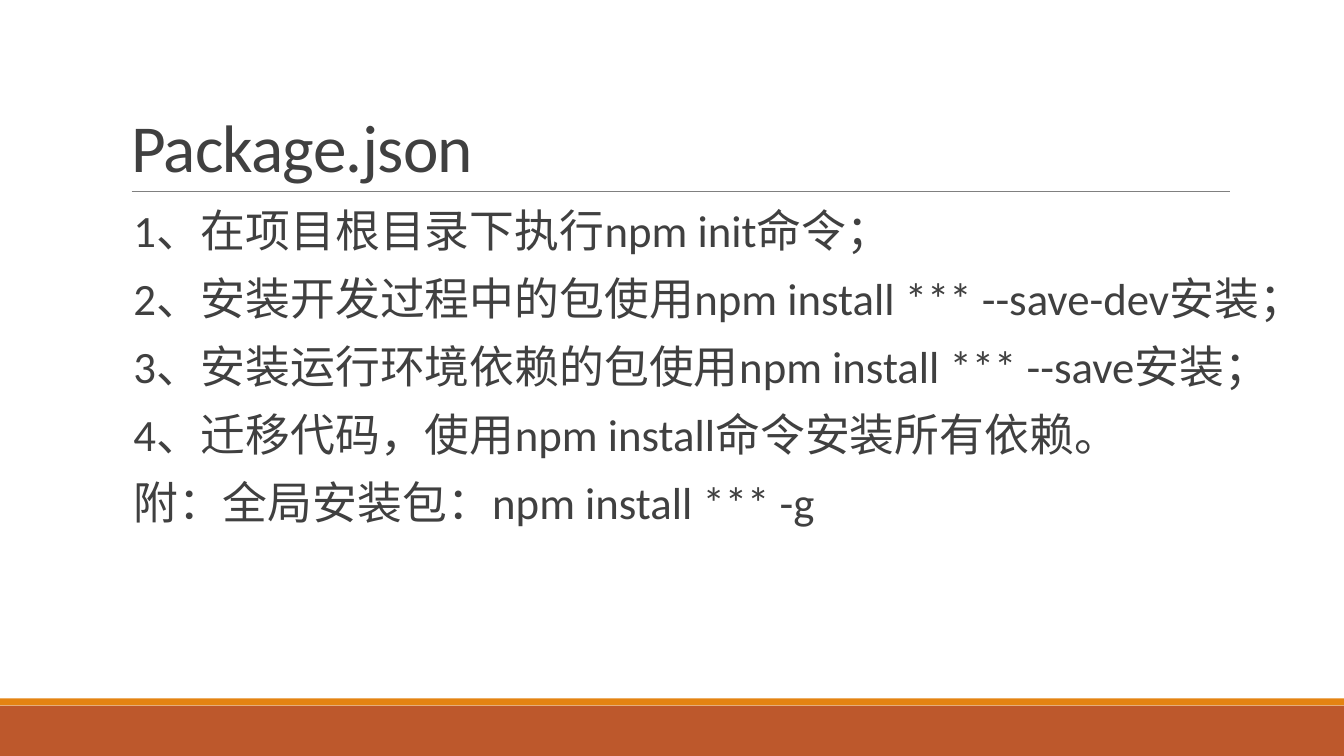
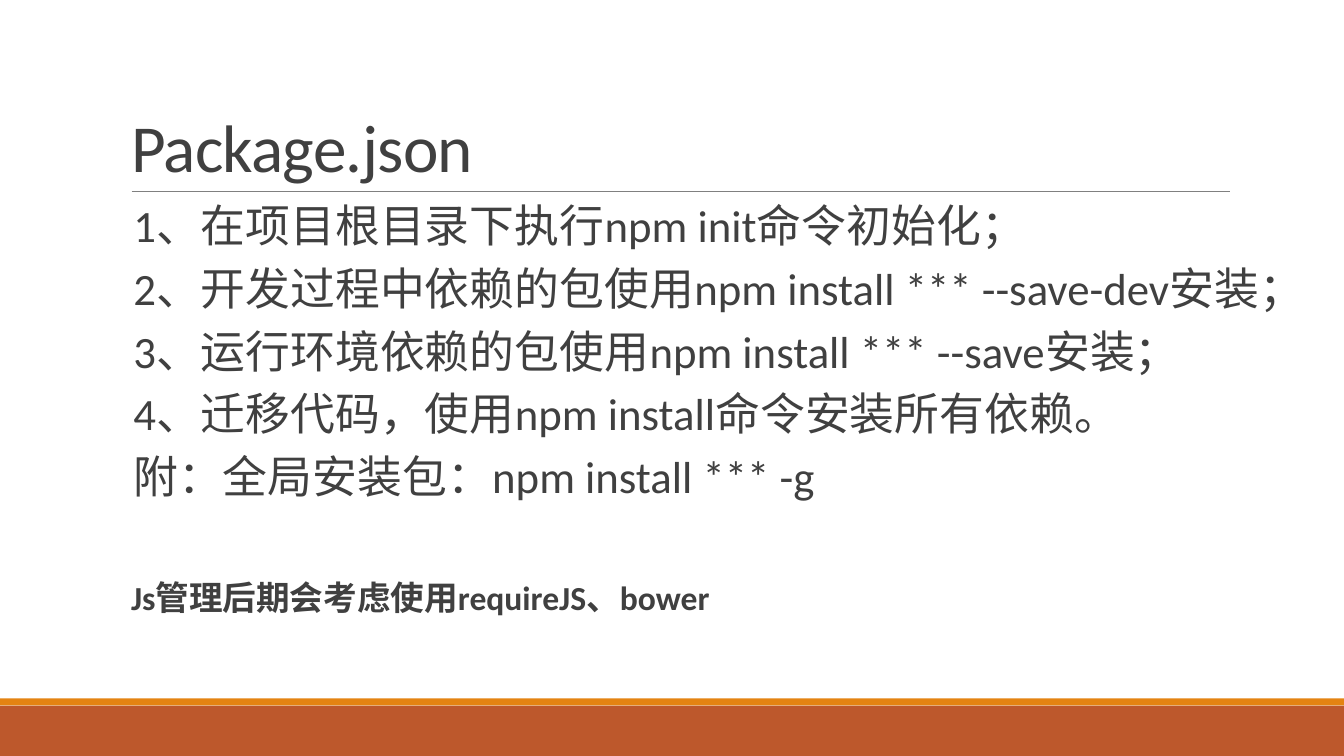
Before and after one commit to boomler/personalPractice, a slide deck: slide 6 of 前端环境搭建及相关技术简介.pptx (slide 11 before the commit). Drawn at 1344x756 pixels with LibreOffice and Linux fonts; fonts in the diff are those of the drawing. Boxes give left, top, right and bottom in pixels: in the first picture for what was removed or moved away, otherwise in the second. Text is boxed around its words. In the diff, an @@ line names an element or a change of style, - is before the commit and + after.

```diff
--- a/前端环境搭建及相关技术简介.pptx
+++ b/前端环境搭建及相关技术简介.pptx
@@ text at (133, 205, 1304, 376): text changed @@
-  1、在项目根目录下执行npm init命令；
-  2、安装开发过程中的包使用npm install *** --save-dev安装；
-  3、安装运行环境依赖的包使用npm install *** --save安装；
+  1、在项目根目录下执行npm init命令初始化；
+  2、开发过程中依赖的包使用npm install *** --save-dev安装；
+  3、运行环境依赖的包使用npm install *** --save安装；
@@ text at (133, 393, 1119, 501): line spacing 0.9 to 0.8 @@
@@ text at (131, 582, 709, 616): paragraph added @@
+  Js管理后期会考虑使用requireJS、bower
```
Also in this commit, not shown: 5 other slides changed, 1 slide added, 5 slides removed, 12 other files.
